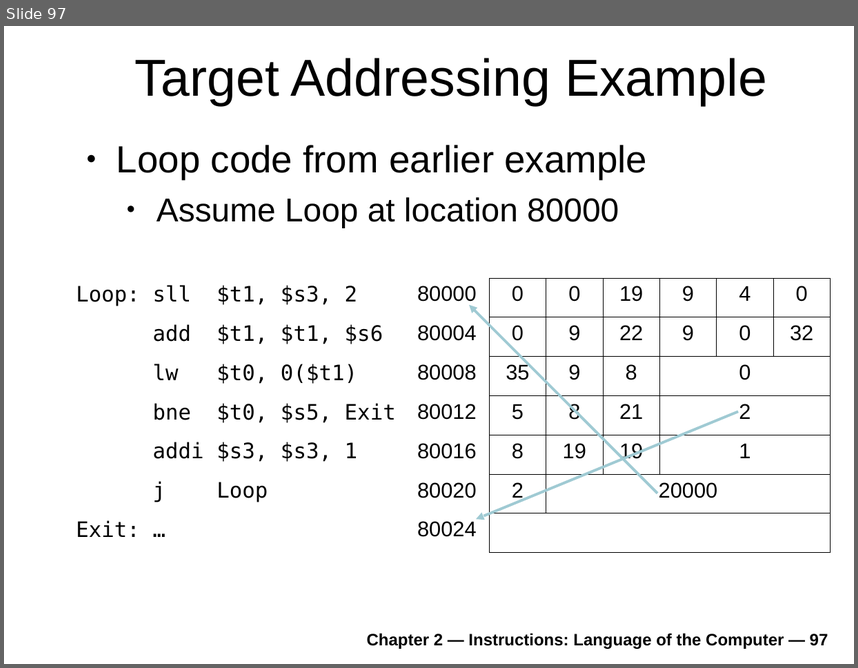
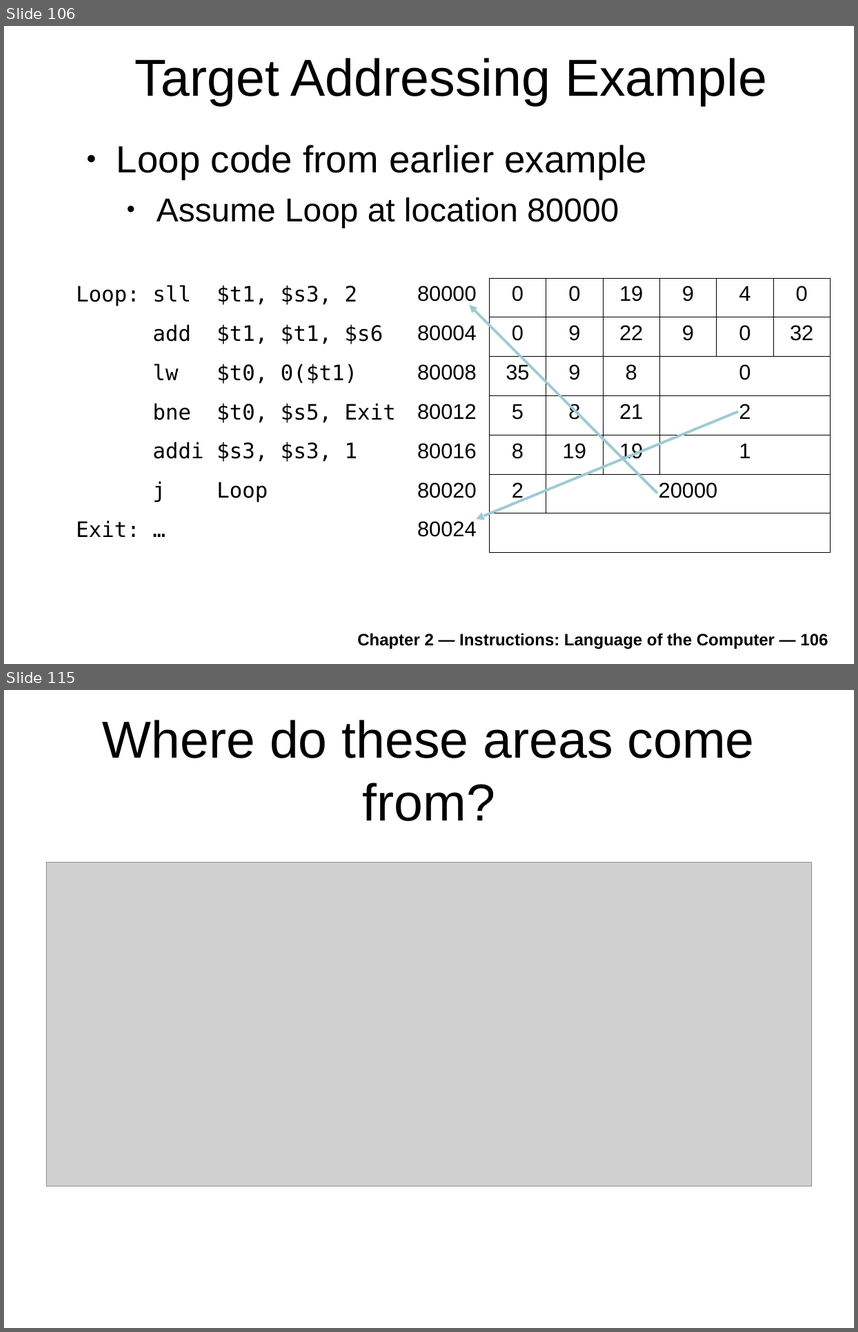
Before and after one commit to antonburtsev/cs3810, a slide deck: lectures/lecture04-mips/lecture-04-mips.odp. Shown one above the other, each under a label of ours: slide 97 before the commit, slides 106 and 115 after it; the slides between them are not shown. The pictures are 858x668 and 858x1332 pixels, drawn with LibreOffice and Linux fonts; fonts in the diff are those of the drawing; grey boxes stand for pictures. Boxes give left, top, right and bottom in pixels: in the first picture for what was removed or moved away, otherwise in the second. Text is boxed around its words. In the diff, an @@ line names an element or a change of style, - is before the commit and + after.

```diff
--- a/lectures/lecture04-mips/lecture-04-mips.odp
+++ b/lectures/lecture04-mips/lecture-04-mips.odp
@@ slide 115 added at box(4, 690, 854, 1328), background #FFFFFF @@
@@ title added at box(103, 720, 755, 821), 44 pt, text #000000 @@
+Where do these areas come from?
@@ picture added at box(47, 862, 811, 1186) @@
@@ what was slide 97 is now slide 106 @@
@@ text at box(357, 633, 828, 648): text changed @@
-Chapter 2 — Instructions: Language of the Computer — 97
+Chapter 2 — Instructions: Language of the Computer — 106
```
Also in this commit, not shown: 1 slide changed, 28 other slides added, 1 slide removed, 1 other file.
